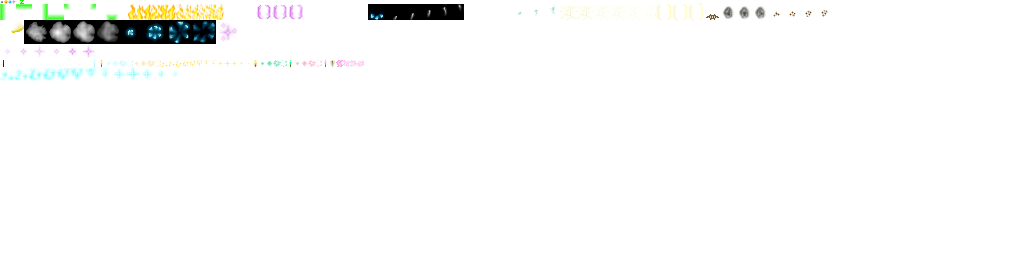
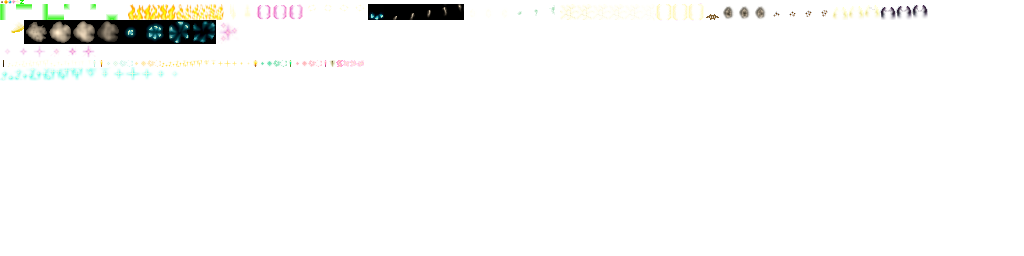
Revision of a layered 1024 × 256 image; what changed, layer by layer:
painted on "Background" over [0, 0, 928, 81]
